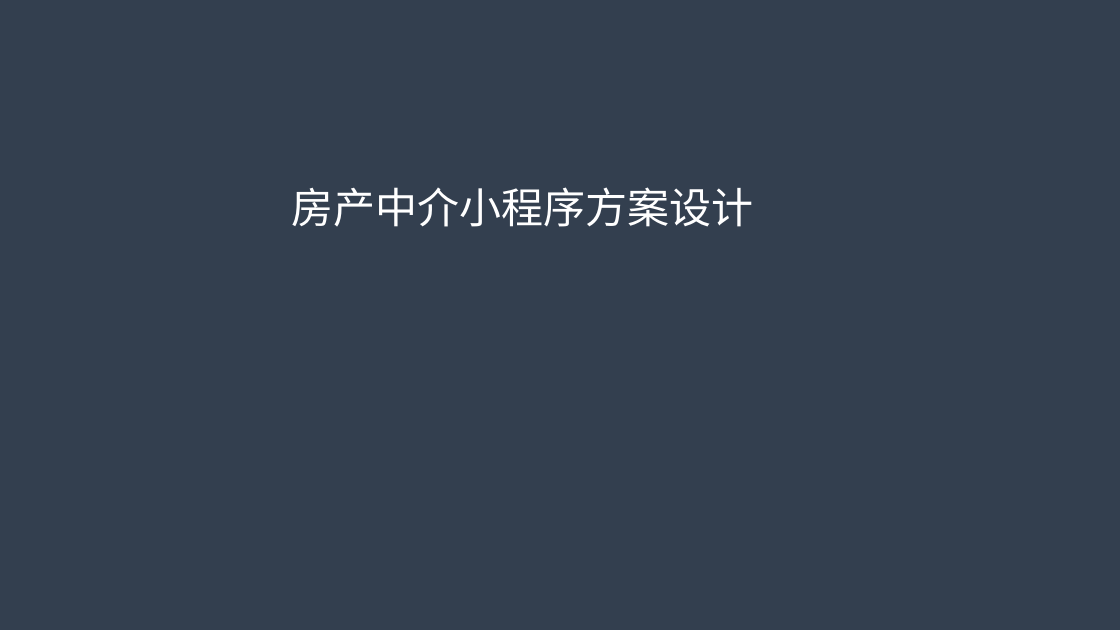
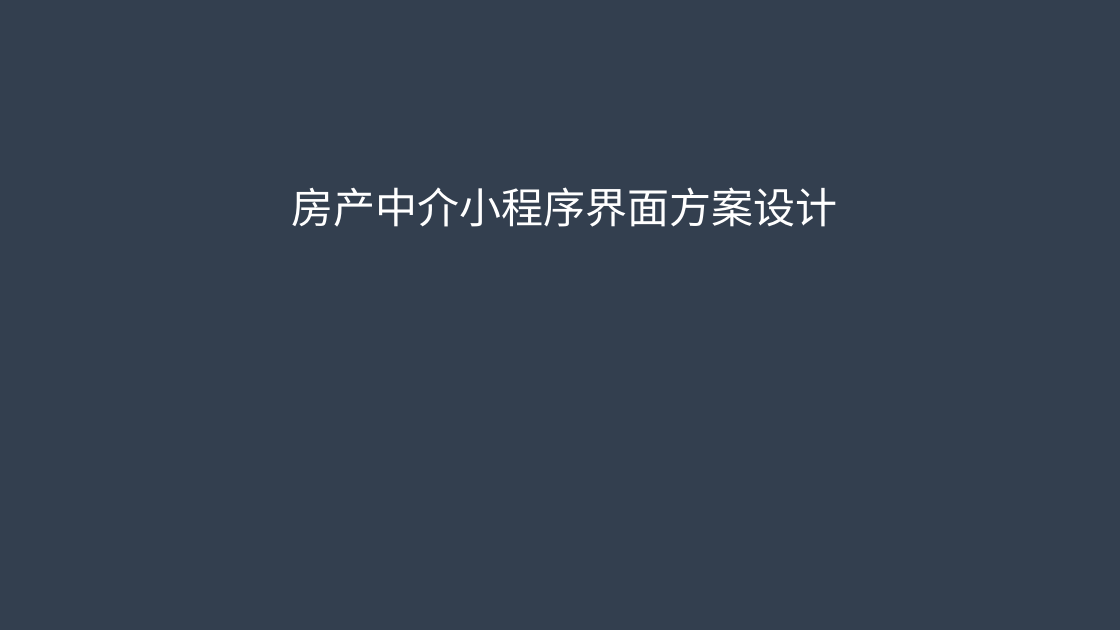
Before and after one commit to myfc-mp/myfc, a slide deck: slide 1 of docs/房产中介小程序方案设计.pptx. Drawn at 1120x630 pixels with LibreOffice and Linux fonts; fonts in the diff are those of the drawing. Boxes give left, top, right and bottom in pixels: in the first picture for what was removed or moved away, otherwise in the second. Text is boxed around its words. In the diff, an @@ line names an element or a change of style, - is before the commit and + after.

```diff
--- a/docs/房产中介小程序方案设计.pptx
+++ b/docs/房产中介小程序方案设计.pptx
@@ text at (292,187,838,227): text changed @@
-房产中介小程序方案设计
+房产中介小程序界面方案设计
```
Also in this commit, not shown: 2 other slides changed, 7 slides added, 8 slides removed.
